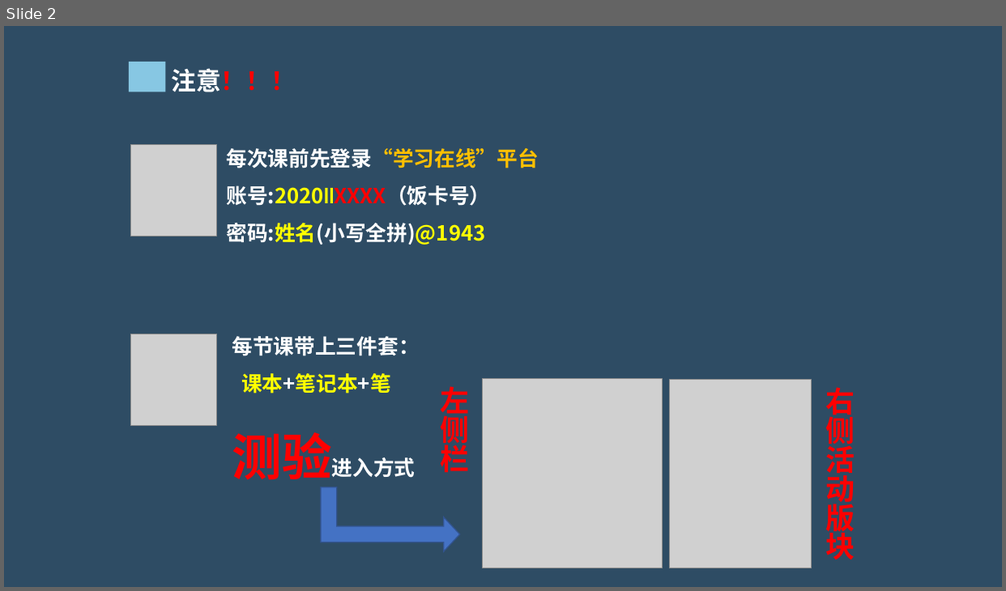
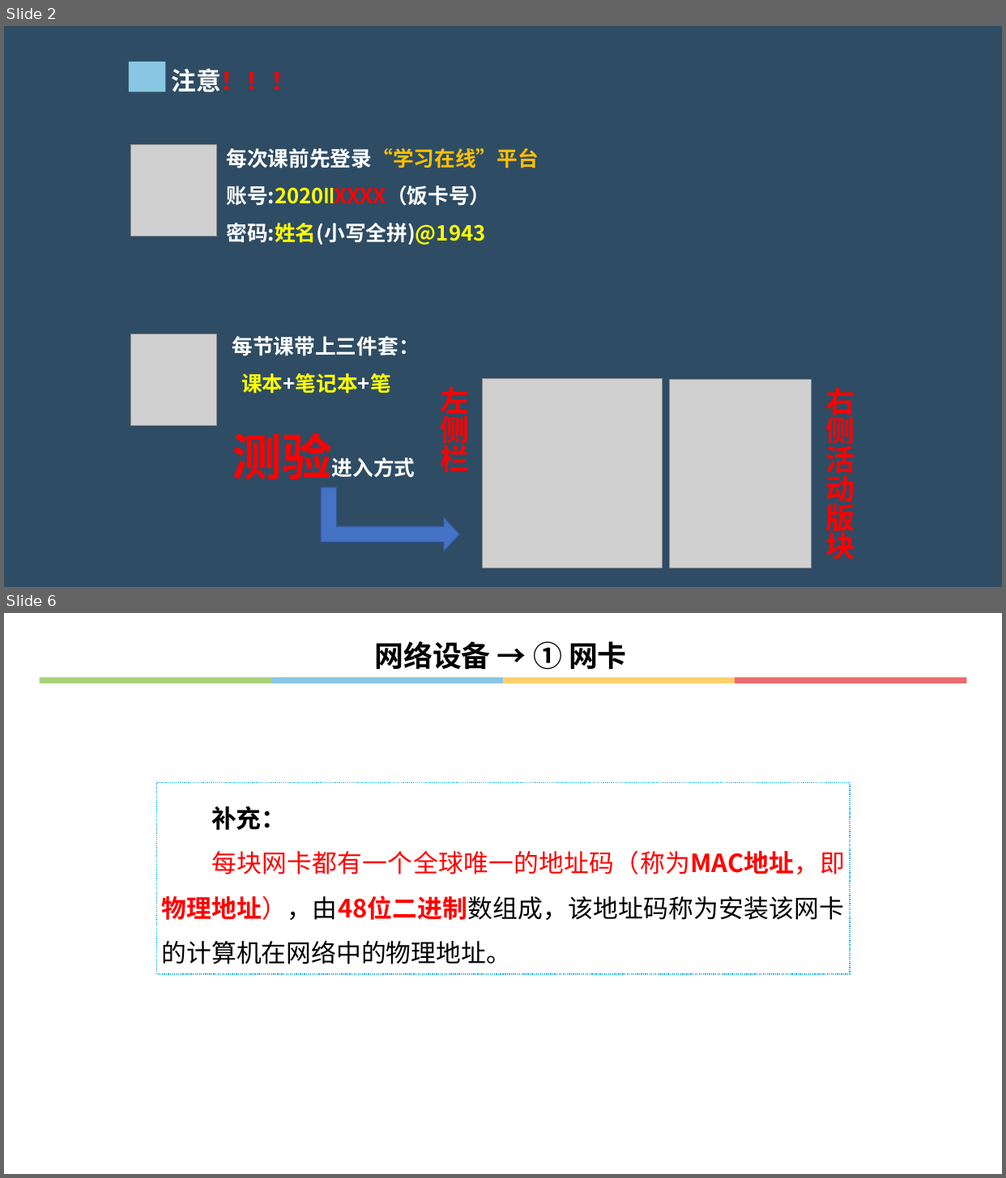
Before and after one commit to hongm32/2020design, a slide deck: 【第29课】无线局域网的组建/【第29课】无线局域网的组建.pptx. Shown one above the other, each under a label of ours: slide 2 before the commit, slides 2 and 6 after it; the slides between them are not shown. The pictures are 1006x591 and 1006x1178 pixels, drawn with LibreOffice and Linux fonts; fonts in the diff are those of the drawing; grey boxes stand for pictures. Boxes give left, top, right and bottom in pixels: in the first picture for what was removed or moved away, otherwise in the second. Text is boxed around its words. In the diff, an @@ line names an element or a change of style, - is before the commit and + after.

```diff
--- a/【第29课】无线局域网的组建/【第29课】无线局域网的组建.pptx
+++ b/【第29课】无线局域网的组建/【第29课】无线局域网的组建.pptx
@@ slide 6 added at (4,613,1002,1174), background #FFFFFF @@
@@ text added at (374,641,627,670), 28 pt, text #000000, bold @@
+网络设备 → ① 网卡
@@ group added at (39,677,967,683): 4 rectangles @@
@@ rectangle added at (157,783,850,974), outline #00B0F0 1 pt dashed, 24 pt, text #FF0000 @@
+补充：
+每块网卡都有一个全球唯一的地址码（称为MAC地址，即物理地址），由48位二进制数组成，该地址码称为安装该网卡的计算机在网络中的物理地址。
```
Also in this commit, not shown: 3 slides changed, 16 other slides added, 15 slides removed, 10 other files.
